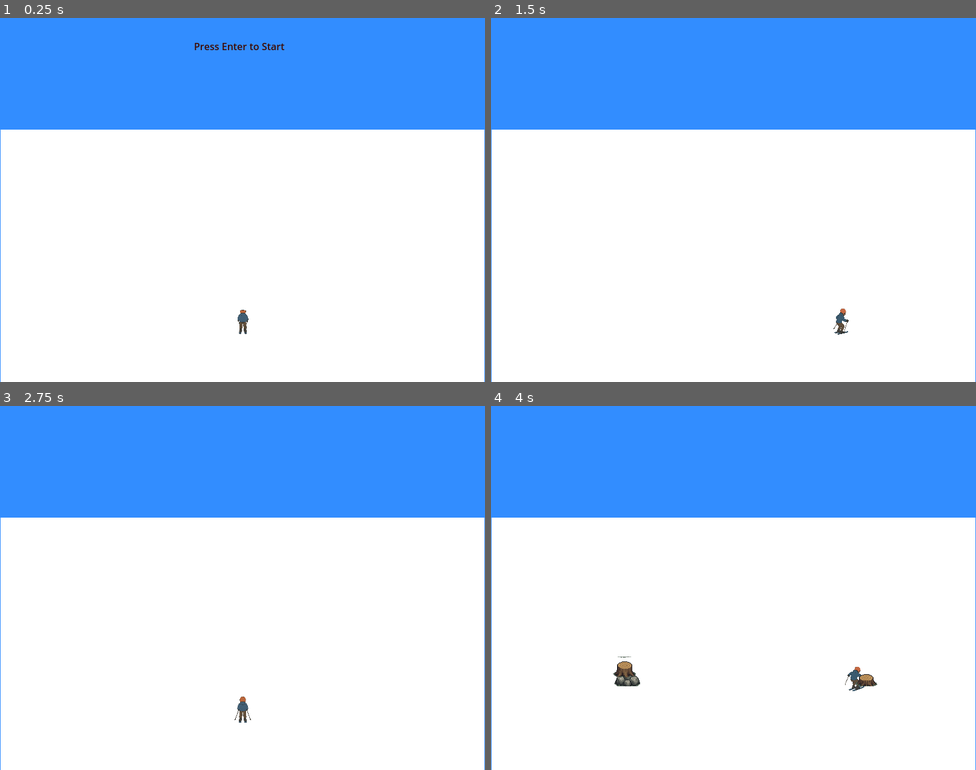
Above: before the commit, frames 1-4 (two rows, left to right).
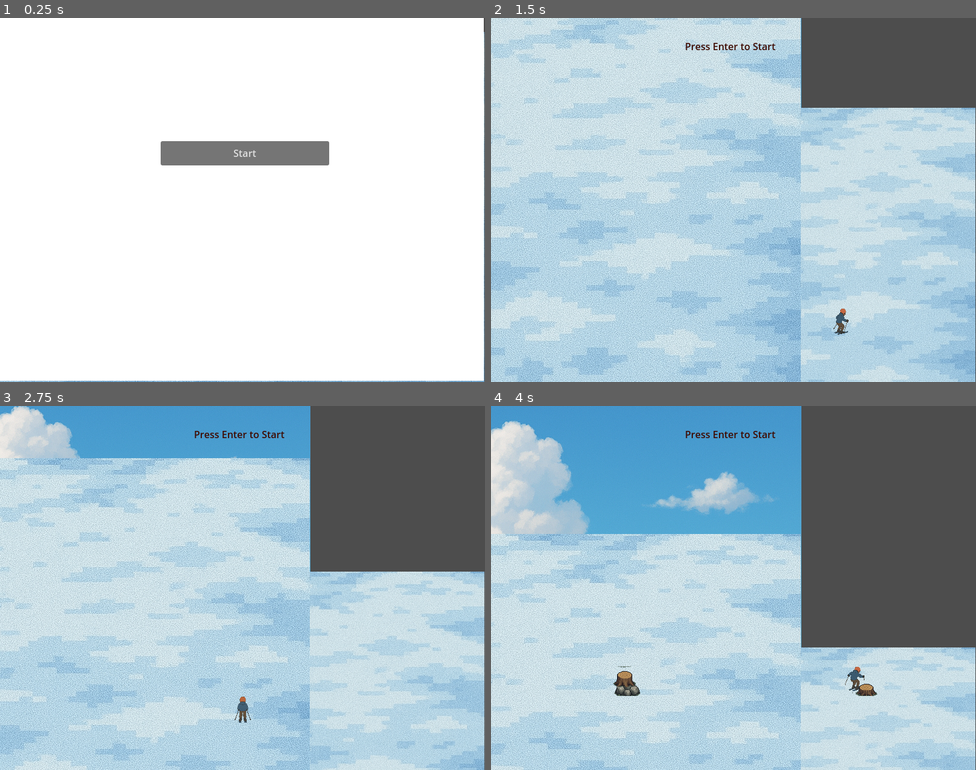
Above: after the commit, the same moments.

Repository: sattua/Xgame
Game: Godot game, scene res://scenes/main.tscn
The game is run twice, just before and just after one commit, with the same random seed, the same clock (stepped at 60 frames per second) and the same inputs. Before the commit the project starts from res://main.tscn.
Inputs (mouse positions are in pixels of both pictures, inside the frame that each line leads up to):
- Up to frame 1 (0.25 s): no input
- Up to frame 2 (1.5 s): click (733, 152) at 0.5 s, where only the run after the commit has a clickable "Start"; tap Enter (ui_accept) at 1.25 s; hold D (move_right) from 1.28 s (still down); hold Enter (ui_accept) from 1.28 s (still down)
- Up to frame 3 (2.75 s): tap Up (jump) at 1.52, 1.55, 1.82, 2.1, 2.27, 2.57 s; release D (move_right) at 2.03 s; release Enter (ui_accept) at 2.03 s; hold Left (move_left) from 2.03 s (still down); tap Enter (ui_accept) at 2.3 s
- Up to frame 4 (4 s): tap Enter (ui_accept) at 2.75, 3.6 s; release Left (move_left) at 2.78 s; hold Enter (ui_accept) 2.78-3.53 s; hold D (move_right) from 2.78 s (still down); tap Up (jump) at 3.05, 3.77 s

The runs differ from the first frame. In frame 1, 34% of the frame differs, in the area x 0-100%, y 0-100%; in frame 2, 100%; in frame 3, 100%; in frame 4, 100%.

Commit message:
audio and sounds

Diff:
--- /dev/null
+++ b/scenes/Background.tscn
@@ -0,0 +1,26 @@
+[gd_scene load_steps=4 format=3 uid="uid://chl37jn5e0qul"]
+
+[ext_resource type="Script" uid="uid://2inv1hxgtumw" path="res://scripts/background.gd" id="1_274mx"]
+[ext_resource type="Texture2D" uid="uid://2s0w4ccuecs7" path="res://assets/imgs/sky1.png" id="2_dnxxv"]
+[ext_resource type="Texture2D" uid="uid://cxpuejqp36rko" path="res://assets/imgs/snow_ground.png" id="2_nou1y"]
+
+[node name="ParallaxBackground" type="ParallaxBackground"]
+script = ExtResource("1_274mx")
+
+[node name="Sky" type="ParallaxLayer" parent="."]
+
+[node name="Sky1" type="Sprite2D" parent="Sky"]
+texture = ExtResource("2_dnxxv")
+
+[node name="Sky2" type="Sprite2D" parent="Sky"]
+
+[node name="Ground" type="ParallaxLayer" parent="."]
+position = Vector2(0, 200)
+
+[node name="Ground1" type="Sprite2D" parent="Ground"]
+position = Vector2(399.25, 97.5)
+scale = Vector2(0.78229, 0.769923)
+texture = ExtResource("2_nou1y")
+
+[node name="Ground2" type="Sprite2D" parent="Ground"]
+texture = ExtResource("2_nou1y")
--- /dev/null
+++ b/scenes/MainMenu.tscn
@@ -0,0 +1,26 @@
+[gd_scene load_steps=3 format=3 uid="uid://cfkth65cfi52g"]
+
+[ext_resource type="Script" uid="uid://bxdvtweqpnl4m" path="res://scripts/MainMenu.gd" id="1_yqorp"]
+[ext_resource type="AudioStream" uid="uid://wfws7cx6hesn" path="res://assets/sounds/pixel_thrill.mp3" id="2_0ykhv"]
+
+[node name="MainMenu" type="Control"]
+layout_mode = 3
+anchors_preset = 0
+script = ExtResource("1_yqorp")
+
+[node name="ColorRect" type="ColorRect" parent="."]
+layout_mode = 0
+offset_right = 798.0
+offset_bottom = 598.0
+
+[node name="StartButton" type="Button" parent="."]
+layout_mode = 0
+offset_left = 265.0
+offset_top = 203.0
+offset_right = 543.0
+offset_bottom = 243.0
+text = "Start"
+
+[node name="MainMenuSong" type="AudioStreamPlayer" parent="."]
+stream = ExtResource("2_0ykhv")
+autoplay = true
--- a/Obstacle.tscn
+++ b/scenes/Obstacle.tscn
@@ -1,15 +1,15 @@
 [gd_scene load_steps=3 format=3 uid="uid://djkqm6pmvugg0"]
 
-[ext_resource type="Texture2D" uid="uid://cephjj00i2unr" path="res://osbtables.png" id="1_nfn2k"]
-[ext_resource type="Script" uid="uid://bltc81c7edfas" path="res://Obstacle.gd" id="1_qaun2"]
+[ext_resource type="Script" uid="uid://bltc81c7edfas" path="res://scripts/Obstacle.gd" id="1_qf6v3"]
+[ext_resource type="Texture2D" uid="uid://cephjj00i2unr" path="res://assets/sprites/osbtables.png" id="2_lf1j4"]
 
 [node name="Obstacle" type="Node2D"]
-script = ExtResource("1_qaun2")
+script = ExtResource("1_qf6v3")
 
 [node name="Sprite2D" type="Sprite2D" parent="."]
 position = Vector2(21, 10)
 scale = Vector2(0.1, 0.1)
-texture = ExtResource("1_nfn2k")
+texture = ExtResource("2_lf1j4")
 region_enabled = true
 region_rect = Rect2(0, 0, 500, 500)
 region_filter_clip_enabled = true
--- a/main.tscn
+++ b/scenes/main.tscn
@@ -1,67 +1,69 @@
-[gd_scene load_steps=20 format=3 uid="uid://cd8rifdbfae7w"]
+[gd_scene load_steps=22 format=3 uid="uid://cd8rifdbfae7w"]
 
-[ext_resource type="Script" uid="uid://ovjf520bwdop" path="res://Main.gd" id="1_h2yge"]
-[ext_resource type="Texture2D" uid="uid://ha3vc27caxhm" path="res://sprite.png" id="2_h2yge"]
-[ext_resource type="Script" uid="uid://bxe8nwluwnkas" path="res://Skier.gd" id="3_1bvp3"]
+[ext_resource type="Script" uid="uid://ovjf520bwdop" path="res://scripts/Main.gd" id="1_jyhfs"]
+[ext_resource type="Texture2D" uid="uid://ha3vc27caxhm" path="res://assets/sprites/sprite.png" id="2_tbgi4"]
+[ext_resource type="PackedScene" uid="uid://chl37jn5e0qul" path="res://scenes/Background.tscn" id="2_tefeu"]
+[ext_resource type="Script" uid="uid://bxe8nwluwnkas" path="res://scripts/Skier.gd" id="3_tefeu"]
+[ext_resource type="AudioStream" uid="uid://bl0vkvro7hciy" path="res://assets/sounds/skionsnow.wav" id="4_o6xl0"]
 
 [sub_resource type="AtlasTexture" id="AtlasTexture_h2yge"]
-atlas = ExtResource("2_h2yge")
+atlas = ExtResource("2_tbgi4")
 region = Rect2(0, 926, 320, 445)
 
 [sub_resource type="AtlasTexture" id="AtlasTexture_1bvp3"]
-atlas = ExtResource("2_h2yge")
+atlas = ExtResource("2_tbgi4")
 region = Rect2(766, 926, 320, 445)
 
 [sub_resource type="AtlasTexture" id="AtlasTexture_lquwl"]
-atlas = ExtResource("2_h2yge")
+atlas = ExtResource("2_tbgi4")
 region = Rect2(383, 926, 320, 445)
 
 [sub_resource type="AtlasTexture" id="AtlasTexture_7mycd"]
-atlas = ExtResource("2_h2yge")
+atlas = ExtResource("2_tbgi4")
 region = Rect2(0, 0, 320, 445)
 
 [sub_resource type="AtlasTexture" id="AtlasTexture_272bh"]
-atlas = ExtResource("2_h2yge")
+atlas = ExtResource("2_tbgi4")
 region = Rect2(766, 0, 320, 445)
 
 [sub_resource type="AtlasTexture" id="AtlasTexture_5vw27"]
-atlas = ExtResource("2_h2yge")
+atlas = ExtResource("2_tbgi4")
 region = Rect2(383, 0, 320, 445)
 
 [sub_resource type="AtlasTexture" id="AtlasTexture_kek77"]
-atlas = ExtResource("2_h2yge")
+atlas = ExtResource("2_tbgi4")
 region = Rect2(0, 463, 320, 445)
 
 [sub_resource type="AtlasTexture" id="AtlasTexture_4c57u"]
-atlas = ExtResource("2_h2yge")
+atlas = ExtResource("2_tbgi4")
 region = Rect2(766, 463, 320, 445)
 
 [sub_resource type="AtlasTexture" id="AtlasTexture_efxa6"]
-atlas = ExtResource("2_h2yge")
+atlas = ExtResource("2_tbgi4")
 region = Rect2(383, 463, 320, 445)
 
 [sub_resource type="AtlasTexture" id="AtlasTexture_dg77c"]
-atlas = ExtResource("2_h2yge")
+atlas = ExtResource("2_tbgi4")
 region = Rect2(0, 926, 320, 445)
 
 [sub_resource type="AtlasTexture" id="AtlasTexture_ycdy4"]
-atlas = ExtResource("2_h2yge")
+atlas = ExtResource("2_tbgi4")
 region = Rect2(383, 926, 320, 445)
 
 [sub_resource type="AtlasTexture" id="AtlasTexture_w48qg"]
-atlas = ExtResource("2_h2yge")
+atlas = ExtResource("2_tbgi4")
 region = Rect2(0, 0, 320, 445)
 
 [sub_resource type="AtlasTexture" id="AtlasTexture_vivmo"]
-atlas = ExtResource("2_h2yge")
+atlas = ExtResource("2_tbgi4")
 region = Rect2(383, 0, 320, 445)
 
 [sub_resource type="AtlasTexture" id="AtlasTexture_2cqfq"]
-atlas = ExtResource("2_h2yge")
+atlas = ExtResource("2_tbgi4")
 region = Rect2(0, 463, 320, 445)
 
 [sub_resource type="AtlasTexture" id="AtlasTexture_yaehf"]
-atlas = ExtResource("2_h2yge")
+atlas = ExtResource("2_tbgi4")
 region = Rect2(383, 463, 320, 445)
 
 [sub_resource type="SpriteFrames" id="SpriteFrames_0xm2m"]
@@ -143,19 +145,9 @@
 }]
 
 [node name="Main" type="Node2D"]
-script = ExtResource("1_h2yge")
+script = ExtResource("1_jyhfs")
 
-[node name="Sky" type="ColorRect" parent="."]
-custom_minimum_size = Vector2(800, 600)
-offset_right = 40.0
-offset_bottom = 40.0
-color = Color(0.196078, 0.552941, 1, 1)
-
-[node name="Ground" type="ColorRect" parent="."]
-offset_left = 1.0
-offset_top = 184.0
-offset_right = 799.0
-offset_bottom = 600.0
+[node name="Background" parent="." instance=ExtResource("2_tefeu")]
 
 [node name="ObstacleContainer" type="Node2D" parent="."]
 
@@ -164,7 +156,10 @@
 scale = Vector2(0.1, 0.1)
 sprite_frames = SubResource("SpriteFrames_0xm2m")
 animation = &"jump_center"
-script = ExtResource("3_1bvp3")
+script = ExtResource("3_tefeu")
+
+[node name="SkiSound" type="AudioStreamPlayer" parent="Skier"]
+stream = ExtResource("4_o6xl0")
 
 [node name="MainMessageLabel" type="Label" parent="."]
 offset_left = 256.0
--- a/Main.gd
+++ b/scripts/Main.gd
@@ -1,12 +1,14 @@
 extends Node2D
 
-@onready var ObstacleScene = preload("res://Obstacle.tscn")
+@onready var ObstacleScene = preload("res://scenes/Obstacle.tscn")
+@onready var MainMenuScene = preload("res://scenes/MainMenu.tscn")
+var MainMenuInstance: Control
 @onready var ObstacleContainer = $ObstacleContainer
 @onready var Skier = $Skier
 @onready var MainMessageLabel = $MainMessageLabel
-@onready var GROUND = $Ground
+@onready var Ground = $Background/Ground
 
-enum GameState { START, PLAYING, GAME_OVER }
+enum GameState { START, PLAYING, GAME_OVER, IN_MENU }
 
 var state = GameState.START
 const LANE_POSITIONS = [200.0, 400.0, 600.0]
@@ -14,16 +16,28 @@
 const COLLISION_DISTANCE := 20.0
 const DIFFICULTY := 3
 var spawn_timer := 0.0
+@onready var BackgroundScene = preload("res://scenes/Background.tscn")
+var background_instance
 
 func _ready():
+	MainMenuInstance = MainMenuScene.instantiate()
+	add_child(MainMenuInstance)
+
+	background_instance = BackgroundScene.instantiate()
+	add_child(background_instance)  # add as first child to keep behind everything
+	move_child(background_instance, 0)  # ensure it's the first = behind all
+
+	MainMenuInstance.start_game.connect(on_start_game_from_menu)
+
+	_setGameMode(Node.PROCESS_MODE_WHEN_PAUSED)
+	randomize()
+
+func on_start_game_from_menu():
+	MainMenuInstance.hide()
+	#$MenuMusic.stop()
+	state = GameState.START
 	MainMessageLabel.text = "Press Enter to Start"
 	MainMessageLabel.show()
-
-	_setGameMode(Node.PROCESS_MODE_WHEN_PAUSED)
-	MainMessageLabel.set_process_mode(Node.PROCESS_MODE_WHEN_PAUSED)
-
-	randomize()
-
 
 func _setGameMode(mode: int):
 	set_process_mode(mode)
@@ -36,28 +50,32 @@
 	if event.is_action_pressed("ui_accept"):
 		if state == GameState.START:
 			start_game()
-
 		elif state == GameState.GAME_OVER:
 			restart_game()
+		return
 
 	if state != GameState.PLAYING:
 		return
 
-	if event.is_action_pressed("move_left"):
+	if event.is_action_pressed("move_left"): # this si the inputs mapped
 		Skier.move_left()
 	elif event.is_action_pressed("move_right"):
 		Skier.move_right()
 	elif event.is_action_pressed("jump"):
 		Skier.jump()
 
+
 func start_game():
 	state = GameState.PLAYING
+	$Skier/SkiSound.play()
 	_setGameMode(Node.PROCESS_MODE_ALWAYS)
-	MainMessageLabel.hide()
+	MainMenuInstance.hide()
 	spawn_timer = 0.0
 	print("✅ Start Game")
 
 func game_over():
+	$Skier/SkiSound.stop()
+
 	state = GameState.GAME_OVER
 	_setGameMode(Node.PROCESS_MODE_WHEN_PAUSED)
 	MainMessageLabel.text = "💀 Game Over! Press Enter to Restart"
@@ -90,5 +108,5 @@
 	for i in range(difficulty):
 		var obstacle = ObstacleScene.instantiate()
 		var lane_x = LANE_POSITIONS[randi() % 3]
-		obstacle.position = Vector2(lane_x, GROUND.position.y) # Y is sky heigth
+		obstacle.position = Vector2(lane_x, Ground.position.y) # sky heigth
 		ObstacleContainer.add_child(obstacle)
--- /dev/null
+++ b/scripts/MainMenu.gd
@@ -0,0 +1,13 @@
+#extends Node
+extends Control
+
+signal start_game
+
+@onready var start_button = $StartButton
+
+func _ready():
+	start_button.pressed.connect(_on_start_pressed)
+
+func _on_start_pressed():
+	$MainMenuSong.play()
+	start_game.emit()
--- a/Obstacle.gd
+++ b/scripts/Obstacle.gd
@@ -7,7 +7,7 @@
 @onready var sprite = $Sprite2D
 
 func _ready():
-	sprite.texture = preload("res://osbtables.png")
+	sprite.texture = preload("res://assets/sprites/osbtables.png")
 	sprite.region_enabled = true
 	sprite.set_process_mode(Node.PROCESS_MODE_ALWAYS)
 	sprite.z_index = 100
--- /dev/null
+++ b/scripts/background.gd
@@ -0,0 +1,28 @@
+extends ParallaxBackground
+
+@onready var sky1 = $Sky/Sky1
+@onready var sky2 = $Sky/Sky2
+@onready var ground1 = $Ground/Ground1
+@onready var ground2 = $Ground/Ground2
+
+const SKY_SCROLL_SPEED = 20.0
+const GROUND_SCROLL_SPEED = 100.0
+
+func _process(delta):
+	_scroll_layer(sky1, sky2, SKY_SCROLL_SPEED, delta)
+	_scroll_layer(ground1, ground2, GROUND_SCROLL_SPEED, delta)
+
+func _scroll_layer(sprite1: Sprite2D, sprite2: Sprite2D, speed: float, delta: float):
+	if not sprite1.texture:
+		print("❌ Texture is missing on sprite1!")
+		return
+
+	var height = sprite1.texture.get_height()
+
+	sprite1.position.y += speed * delta
+	sprite2.position.y += speed * delta
+
+	if sprite1.position.y >= height:
+		sprite1.position.y = sprite2.position.y - height
+	if sprite2.position.y >= height:
+		sprite2.position.y = sprite1.position.y - height
Binary file added: assets/imgs/sky1.png
Not shown, added: assets/imgs/sky1.png.import
Binary file added: assets/imgs/snow_ground.png
Not shown, changed: assets/imgs/snow_ground.png.import
Not shown, added: assets/sounds/pixel_thrill.mp3.import
Not shown, added: assets/sounds/skionsnow.wav.import
Renamed: osbtables.png -> assets/sprites/osbtables.png
Not shown, added: assets/sprites/osbtables.png.import
Renamed: sprite.png -> assets/sprites/sprite.png
Not shown, changed: assets/sprites/sprite.png.import
Renamed: Main.gd.uid -> scripts/Main.gd.uid
Not shown, added: scripts/MainMenu.gd.uid
(and 6 more such lines)
